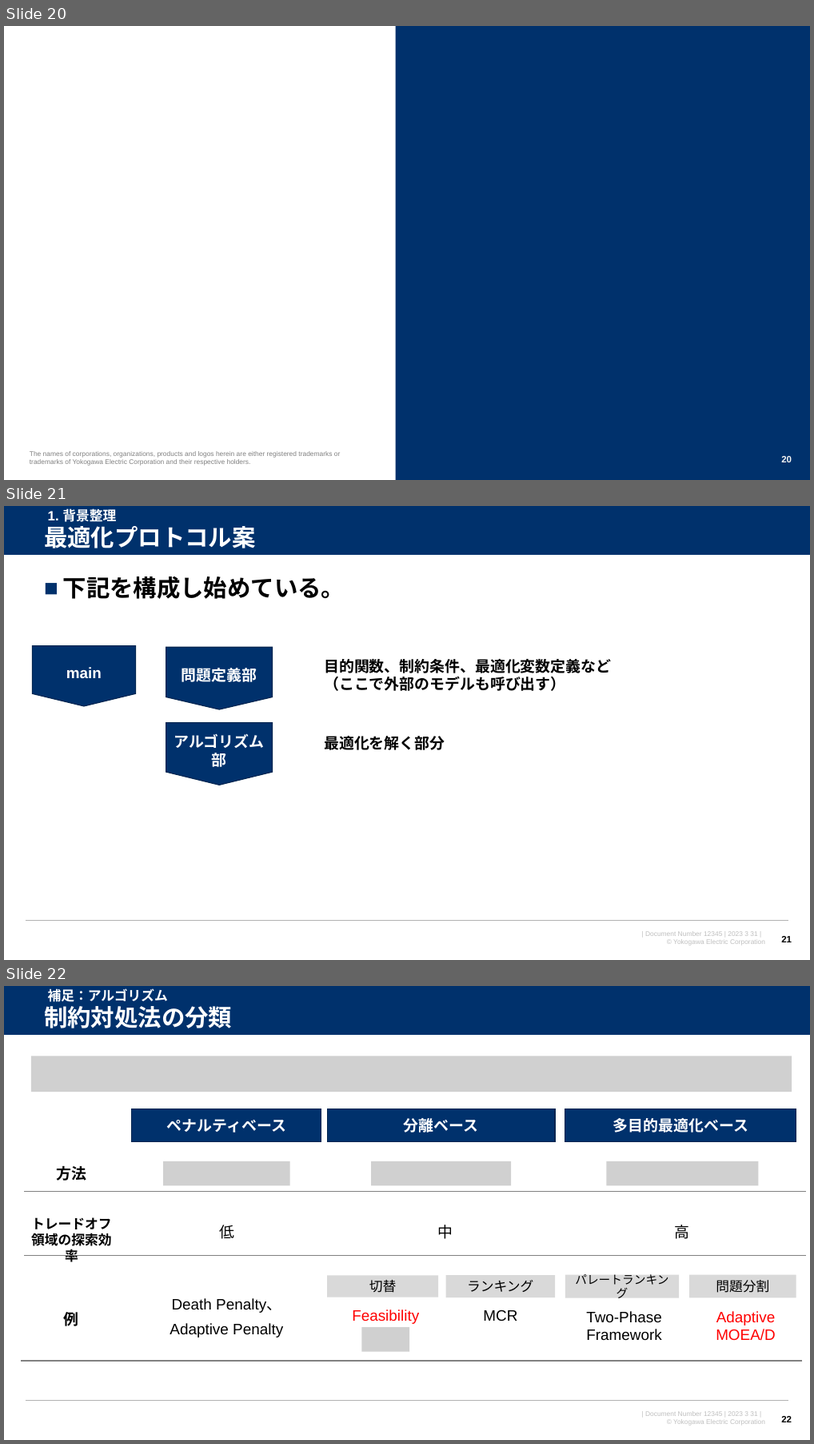
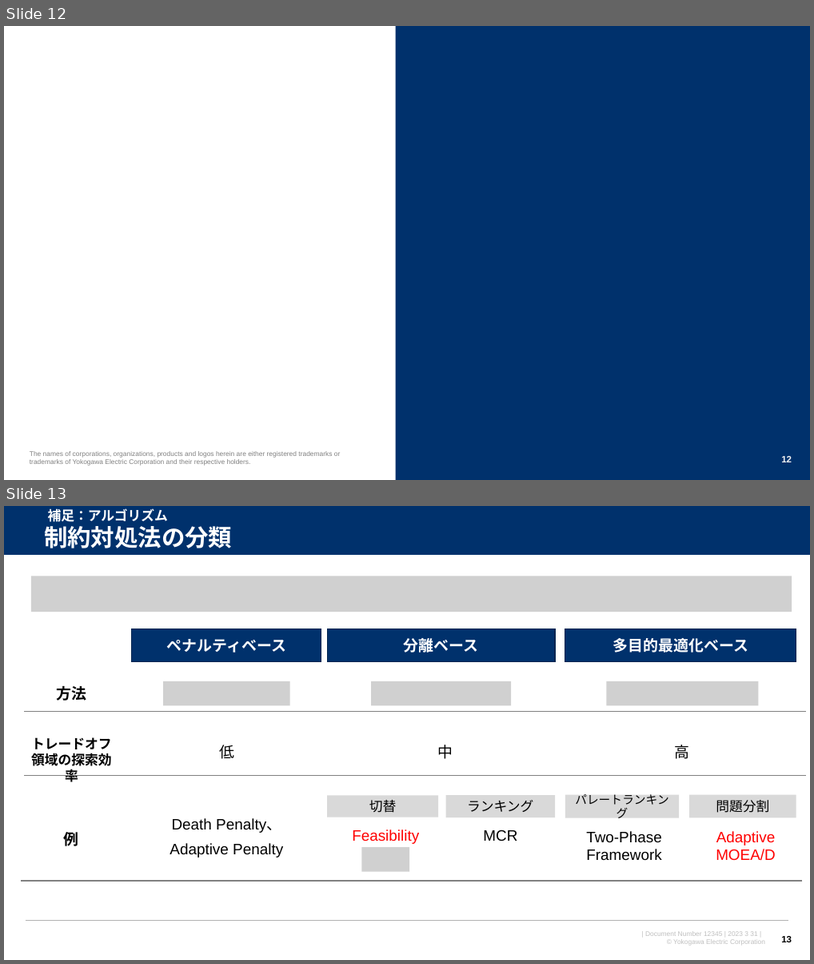
Before and after one commit to watarukumagai-git/opt, a slide deck: SoS/230830_SoS分科会6回_kuma_rev.0.pptx. Shown one above the other, each under a label of ours: slides 20, 21 and 22 before the commit, slides 12 and 13 after it. The pictures are 814x1444 and 814x964 pixels, drawn with LibreOffice and Linux fonts; fonts in the diff are those of the drawing; grey boxes stand for pictures; background and template pictures are left out. Boxes give left, top, right and bottom in pixels: in the first picture for what was removed or moved away, otherwise in the second. Text is boxed around its words. In the diff, an @@ line names an element or a change of style, - is before the commit and + after.

```diff
--- a/SoS/230830_SoS分科会6回_kuma_rev.0.pptx
+++ b/SoS/230830_SoS分科会6回_kuma_rev.0.pptx
@@ slide 21 removed at <box>4,506,810,960</box>, background #FFFFFF; not listed: 4 template elements that a slide beside it also shows @@
@@ title removed at <box>44,526,255,548</box> @@
-最適化プロトコル案
@@ text removed at <box>48,507,116,524</box> @@
-1. 背景整理
@@ text removed at <box>63,576,345,599</box> @@
-■ 下記を構成し始めている。
@@ pentagon arrow removed at <box>32,645,135,706</box> @@
-main
@@ pentagon arrow removed at <box>166,648,273,709</box> @@
-問題定義部
@@ text removed at <box>324,659,611,691</box> @@
-目的関数、制約条件、最適化変数定義など
-（ここで外部のモデルも呼び出す）
@@ pentagon arrow removed at <box>166,722,273,784</box> @@
-アルゴリズム部
@@ text removed at <box>324,736,445,750</box> @@
-最適化を解く部分
@@ page number removed at <box>782,936,792,942</box> @@
-21
@@ what was slide 20 is now slide 12 @@
@@ page number at <box>782,456,792,462</box>: text changed @@
-20
+12
@@ what was slide 22 is now slide 13 @@
@@ page number at <box>782,936,792,942</box>: text changed @@
-22
+13
```
Also in this commit, not shown: 4 slides changed, 9 slides added, 17 other slides removed.
